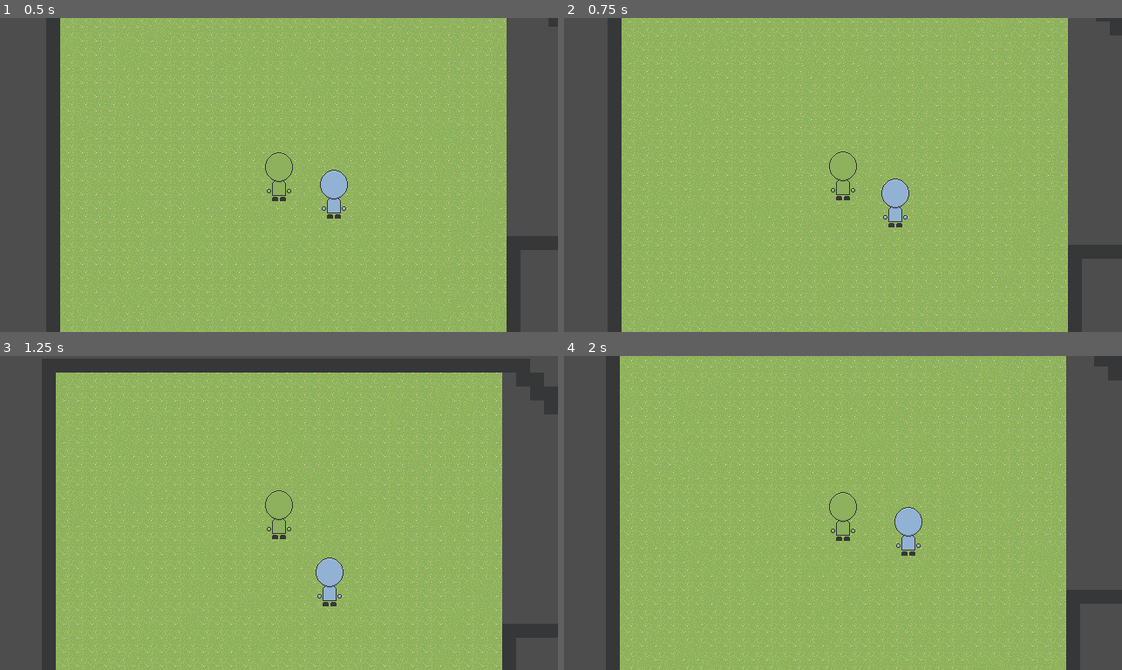
Above: before the commit, frames 1-4 (two rows, left to right).
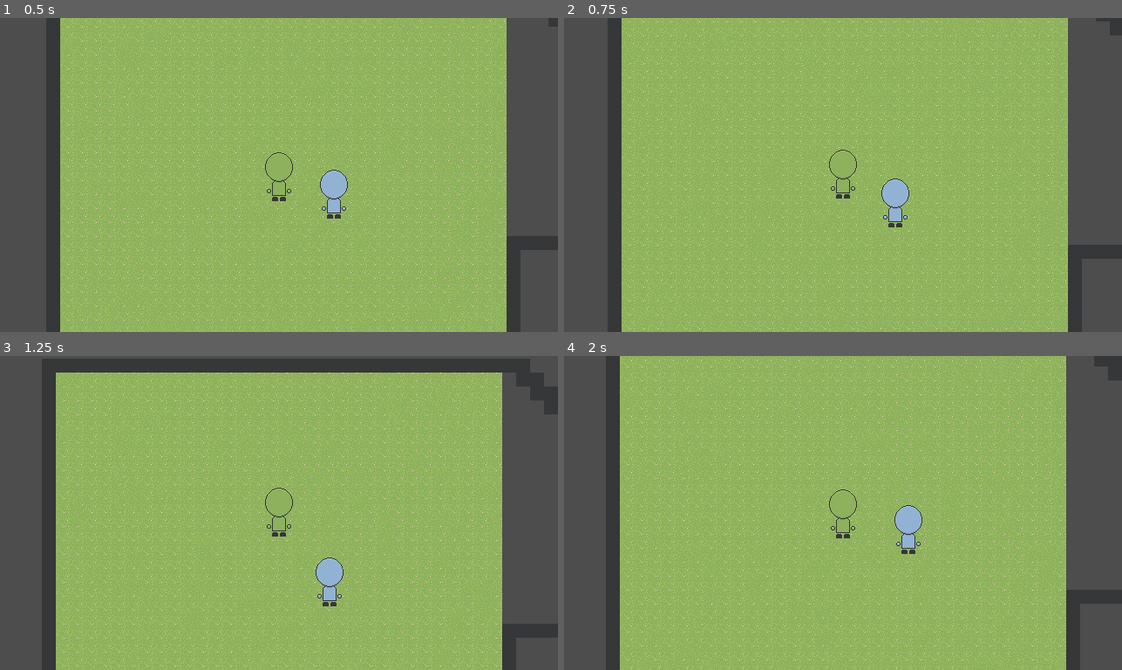
Above: after the commit, the same moments.

Repository: AugustoRemus/DetetiveGrafos
Game: Godot game, scene res://Scenes/DebugTeste/fase_debug.tscn
The game is run twice, just before and just after one commit, with the same random seed, the same clock (stepped at 60 frames per second) and the same inputs.
Inputs (mouse positions are in pixels of both pictures, inside the frame that each line leads up to):
- Up to frame 1 (0.5 s): no input
- Up to frame 2 (0.75 s): tap Enter at 0.5 s; move the mouse to (965, 159) at 0.52 s; hold W (up) from 0.53 s (still down); tap D (R) at 0.6 s
- Up to frame 3 (1.25 s): keep holding W (up)
- Up to frame 4 (2 s): move the mouse to (731, 528) at 1.27 s; release W (up) at 1.28 s; hold S (down) from 1.28 s (still down); tap A (L) at 1.35 s; tap D (R) at 1.55 s

Frame 1 is identical in both runs. In frame 2, 0.1% of the frame differs, in the area x 47-53%, y 41-59%; in frame 3, 0.1%; in frame 4, 0.3%, in the area x 47-65%, y 42-64%.

Commit message:
NPCs animacaoAndar

Diff:
--- /dev/null
+++ b/detetivegrafos/ResourcesNpcs/NPCsResource.gd
@@ -0,0 +1,5 @@
+extends Resource
+class_name NPCs
+
+#aqui criamos as variantes de npcs
+#tem os campos no base_np_cs
--- a/detetivegrafos/Scenes/DebugTeste/protagonista.tscn
+++ b/detetivegrafos/Scenes/DebugTeste/protagonista.tscn
@@ -3,7 +3,7 @@
 [ext_resource type="Texture2D" uid="uid://c3ytclafnvlpb" path="res://Sprites/Placeholders/NPCVerde.png" id="1_7g32v"]
 [ext_resource type="Script" uid="uid://bgyj8csyi11cf" path="res://Scripts/Player/protagonista.gd" id="1_e0vkn"]
 [ext_resource type="Script" uid="uid://cnixnyhqnp2yp" path="res://Scripts/Player/move.gd" id="2_e0vkn"]
-[ext_resource type="Script" uid="uid://4sk7gtg25vtl" path="res://Scripts/Player/sprite_2d.gd" id="3_k2hie"]
+[ext_resource type="Script" uid="uid://4sk7gtg25vtl" path="res://Scripts/Player/SpritePlayer.gd" id="3_k2hie"]
 [ext_resource type="Script" uid="uid://cmhbux8hgvj7" path="res://Scripts/Player/camera_2d.gd" id="4_65hur"]
 
 [sub_resource type="RectangleShape2D" id="RectangleShape2D_k2hie"]
--- a/detetivegrafos/Scenes/base_np_cs.tscn
+++ b/detetivegrafos/Scenes/base_np_cs.tscn
@@ -1,13 +1,15 @@
-[gd_scene load_steps=6 format=3 uid="uid://p06c8bn2f2o4"]
+[gd_scene load_steps=7 format=3 uid="uid://p06c8bn2f2o4"]
 
 [ext_resource type="Script" uid="uid://qr814uioqvcr" path="res://Scripts/NPCs/base_np_cs.gd" id="1_cf2bg"]
 [ext_resource type="Texture2D" uid="uid://cyjrq7vohb5rb" path="res://Sprites/Placeholders/NPCAzul.png" id="1_udhxp"]
 [ext_resource type="Script" uid="uid://do2li500nlhjs" path="res://Scripts/NPCs/spriteNPCs.gd" id="3_y6ahf"]
 [ext_resource type="Script" uid="uid://c7vb66rsbo7d4" path="res://Scripts/NPCs/navigation_agent_2d.gd" id="4_y6ahf"]
 [ext_resource type="Script" uid="uid://ckf1g5wqysw3g" path="res://Scripts/NPCs/logica_destino.gd" id="5_ujk41"]
+[ext_resource type="Script" uid="uid://tuo8pkkfmcsi" path="res://Scripts/NPCs/animacao.gd" id="6_ypi4a"]
 
-[node name="BaseNPCs" type="CharacterBody2D"]
+[node name="BaseNPCs" type="CharacterBody2D" node_paths=PackedStringArray("animacaoNode")]
 script = ExtResource("1_cf2bg")
+animacaoNode = NodePath("animacao")
 speedNPC = 100.0
 tempoEsperaMin = 1.0
 tempoEsperaMax = 3.0
@@ -29,4 +31,8 @@
 [node name="timerDestino" type="Timer" parent="."]
 one_shot = true
 
+[node name="animacao" type="Node" parent="." node_paths=PackedStringArray("spriteNPC")]
+script = ExtResource("6_ypi4a")
+spriteNPC = NodePath("../Sprite")
+
 [connection signal="timeout" from="timerDestino" to="NavigationAgent2D" method="_on_timer_destino_timeout"]
--- /dev/null
+++ b/detetivegrafos/Scripts/NPCs/animacao.gd
@@ -0,0 +1,20 @@
+extends Node
+
+@export var spriteNPC: Sprite2D
+
+#pode variar se o npc for mais rapido, adicionar no resource
+var bob_time := 0.0
+var bob_speed := 0.4
+var bob_height := 3.0
+
+
+
+
+func _animation(direcao):
+	#vai ver se o npc esta se movendo
+	if direcao != Vector2.ZERO:
+		bob_time += bob_speed
+		spriteNPC.position.y = sin(bob_time) * bob_height
+	else:
+		#esta parado entao vai resetando aos poucos
+		spriteNPC.position.y = lerp(spriteNPC.position.y, 0.0, 0.2)
--- a/detetivegrafos/Scripts/NPCs/base_np_cs.gd
+++ b/detetivegrafos/Scripts/NPCs/base_np_cs.gd
@@ -1,12 +1,17 @@
 extends CharacterBody2D
 
+@export var animacaoNode: Node
 
 @export var speedNPC: float
+
 
 @export var nodosDestino: Array[Node2D]
 
 @export var tempoEsperaMin: float
 @export var tempoEsperaMax: float
+
+
+
 
 #uma lista de npcs base que vai dizer quais ele gosta e quais n gosta
 #bota aqui e é utilizado por outro nodo dele para a logica
@@ -14,3 +19,7 @@
 func _ready() -> void:
 
 	pass
+
+func _physics_process(delta: float) -> void:
+
+	animacaoNode._animation(velocity)
--- a/detetivegrafos/Scripts/global_player.gd
+++ b/detetivegrafos/Scripts/global_player.gd
@@ -5,6 +5,6 @@
 var velocidadeMovimentoPlayer := 100.0
 #se aumentar a velocidade diminuir isso para a animação
 #ficar mais rapida
-var bobSpeedPlayer := 0.3
+var bobSpeedPlayer := 0.4
 
 var zoomPlayer = Vector2(1,1)
Not shown, added: detetivegrafos/ResourcesNpcs/NPCsResource.gd.uid
Not shown, added: detetivegrafos/Scripts/NPCs/animacao.gd.uid
Renamed: detetivegrafos/Scripts/Player/sprite_2d.gd -> detetivegrafos/Scripts/Player/SpritePlayer.gd
Renamed: detetivegrafos/Scripts/Player/sprite_2d.gd.uid -> detetivegrafos/Scripts/Player/SpritePlayer.gd.uid
